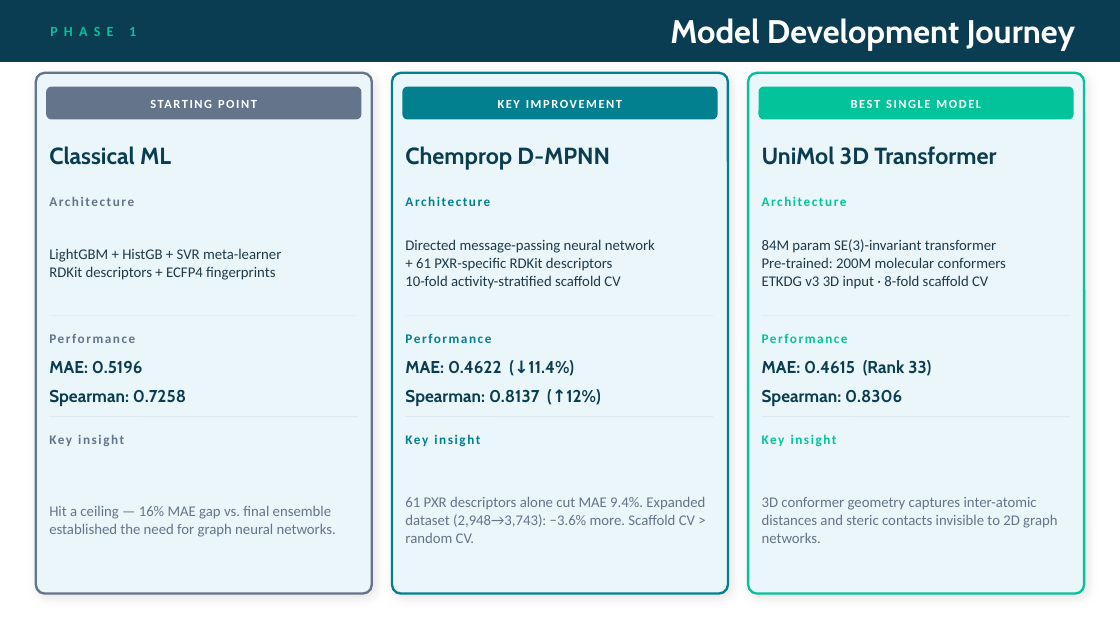
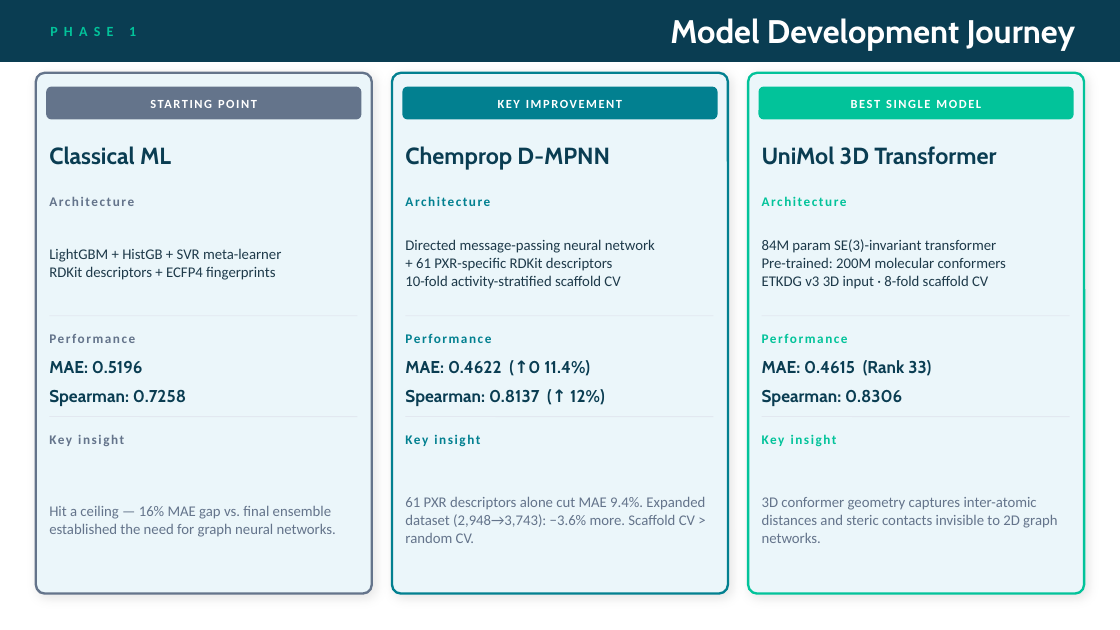
Before and after one commit to gashawmg/openadmet-pxr-pec50-challenge, a slide deck: slide 4 of pxr_challenge_presentation_v4.pptx. Drawn at 1120x630 pixels with LibreOffice and Linux fonts; fonts in the diff are those of the drawing. Boxes give left, top, right and bottom in pixels: in the first picture for what was removed or moved away, otherwise in the second. Text is boxed around its words. In the diff, an @@ line names an element or a change of style, - is before the commit and + after.

```diff
--- a/pxr_challenge_presentation_v4.pptx
+++ b/pxr_challenge_presentation_v4.pptx
@@ text at [405,389,605,406]: spaces changed @@
-Spearman: 0.8137 (↑12%)
+Spearman: 0.8137 (↑ 12%)
@@ text at [405,360,590,376]: text changed @@
-MAE: 0.4622 (↓11.4%)
+MAE: 0.4622 (↑0 11.4%)
```
Also in this commit, not shown: 6 other slides changed, 2 other files.
